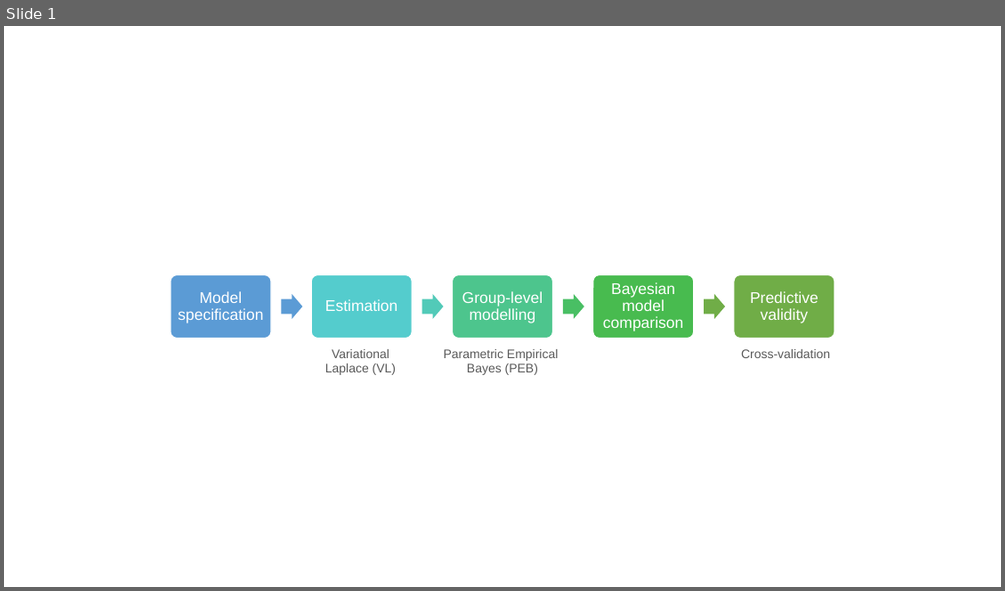
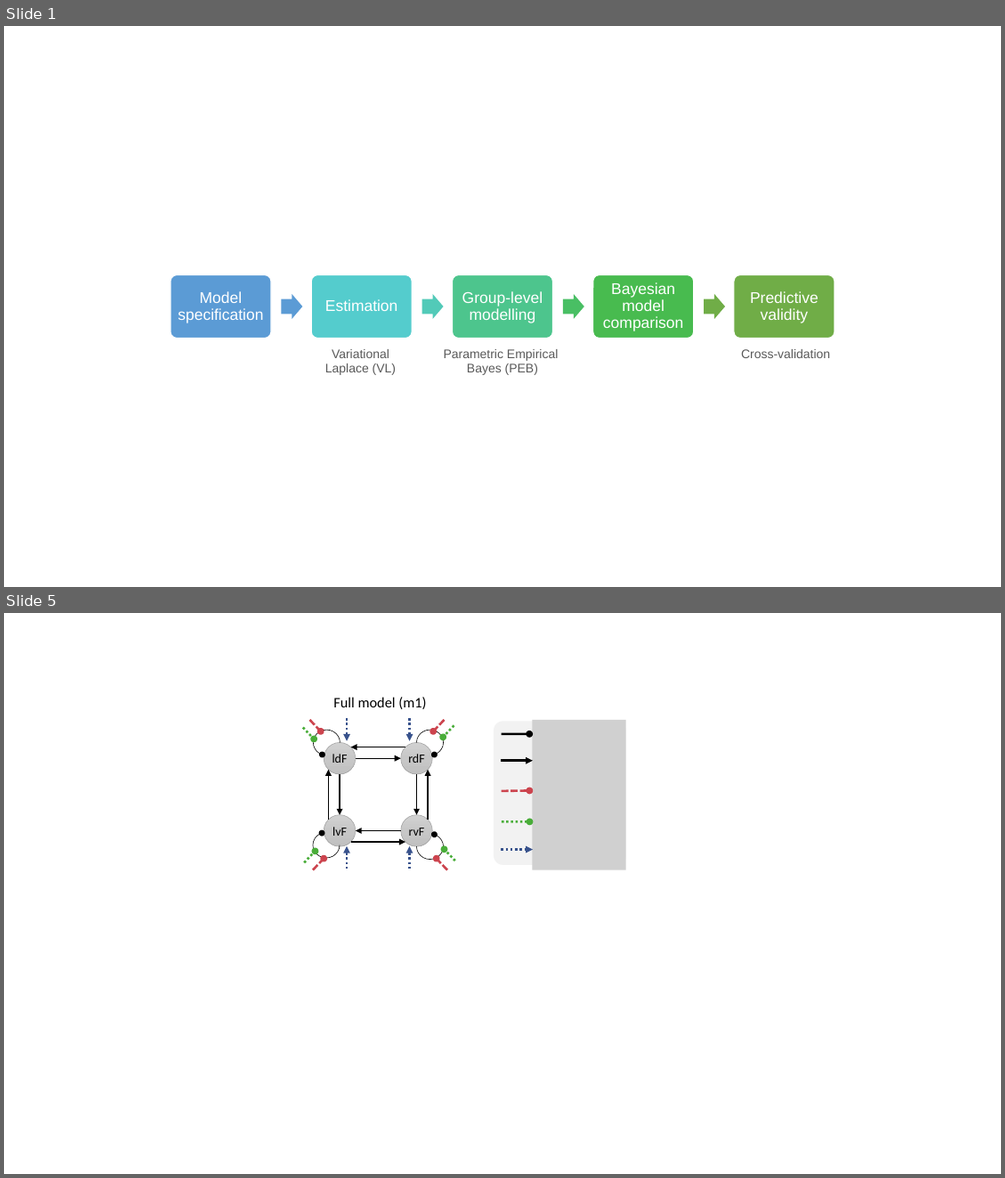
Before and after one commit to spm/spm-docs, a slide deck: docs/assets/figures/tutorials/dcm/dcm_tutorial_figures.pptx. Shown one above the other, each under a label of ours: slide 1 before the commit, slides 1 and 5 after it; the slides between them are not shown. The pictures are 1005x591 and 1005x1178 pixels, drawn with LibreOffice and Linux fonts; fonts in the diff are those of the drawing; grey boxes stand for pictures. Boxes give left, top, right and bottom in pixels: in the first picture for what was removed or moved away, otherwise in the second. Text is boxed around its words. In the diff, an @@ line names an element or a change of style, - is before the commit and + after.

```diff
--- a/docs/assets/figures/tutorials/dcm/dcm_tutorial_figures.pptx
+++ b/docs/assets/figures/tutorials/dcm/dcm_tutorial_figures.pptx
@@ slide 5 added at (4,613,1001,1174), background #FFFFFF @@
@@ group added at (303,697,626,870): 25 arrows, 4 ellipses, 4 arc (boxed as its full ellipse)s, 1 text, 1 rounded rectangle, 1 picture @@
+ldF
+rdF
+lvF
+rvF
+Full model (m1)
```
Also in this commit, not shown: 4 other slides added, 13 other files.
